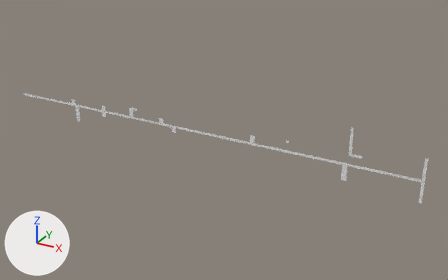
An edit to the OBJ model Assets/Tiled2Unity/Meshes/Parallel_Compito_Tutorial02.obj, drawn before and after from the same camera.
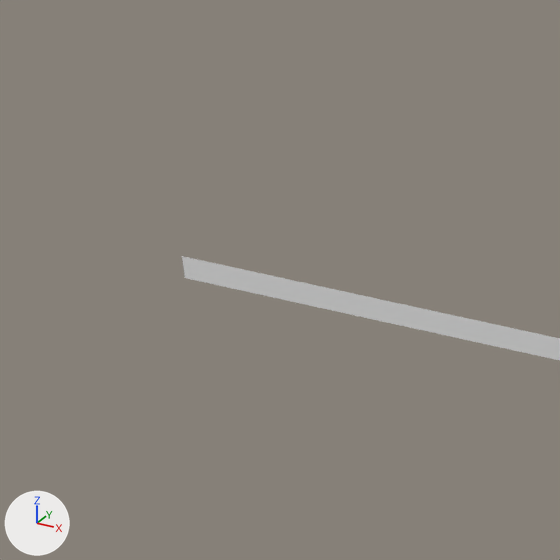
Each version is shown whole from a camera (50 mm lens) standing at (15.7, -100.5, 42.3) and looking at (-40.8, 2.1, -9.0), then close up on the part from 1% to 13% of the width and 25% to 43% of the height. Every picture has the same lights, and +X, +Y and +Z are marked at lower left. Where no turn or scale is listed for an object, it has been applied to the vertices.

Objects in the first close-up: 'Parallel_Compito_Tutorial02'.
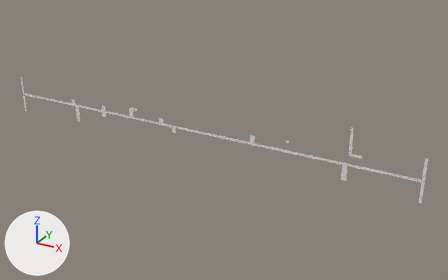
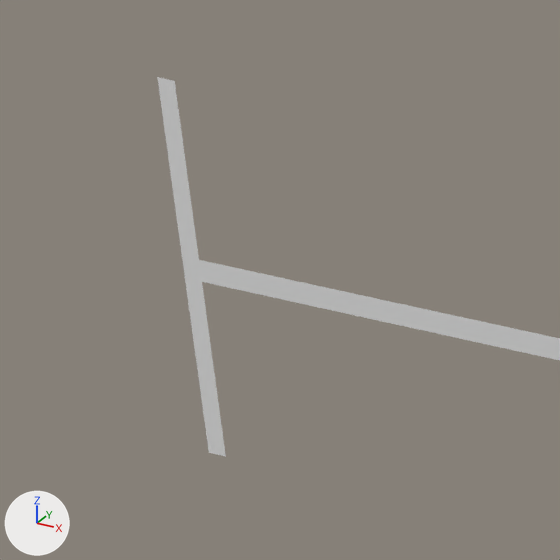
What differs and where, as boxes (x1, y1, x2, y2) in the close-ups (560 x 560 px):
'Parallel_Compito_Tutorial02', reshaped
    before: (182, 256, 560, 360)
    after: (157, 77, 560, 457)
part 1 of me_parallel_compito_tutorial02, added
    after: (157, 77, 226, 457)

The change, as a diff of the scene's bpy script:
```diff
--- a/Assets/Tiled2Unity/Meshes/Parallel_Compito_Tutorial02.obj.py
+++ b/Assets/Tiled2Unity/Meshes/Parallel_Compito_Tutorial02.obj.py
@@ me_parallel_compito_tutorial02 @@
 me_parallel_compito_tutorial02.from_pydata(...)  # 534 vertices, 279 faces; spans x -94.7..0.0, y 0.0, z -11.8..0.0
 # used by ob_parallel_compito_tutorial02; location = (0.0, 0.0, 0.0)
 # verts and faces of me_parallel_compito_tutorial02; kept vertices keep their numbers, new ones are numbered from 534
 # before: 508 (-94.2, 0.0, -7.7) at pixel (202, 281), 509 (-94.2, 0.0, -7.2) at pixel (199, 259), 510 (-94.7, 0.0, -7.7) at pixel (184, 278), 511 (-94.7, 0.0, -7.2) at pixel (181, 256)
+# me_parallel_compito_tutorial02 part 1
+verts[534] = (-94.7, 0.0, -3.6)  # pixel (160, 99)
+verts[535] = (-94.7, 0.0, -3.1)  # pixel (157, 77)
+verts[536] = (-94.7, 0.0, -4.1)  # pixel (163, 122)
+verts[537] = (-94.7, 0.0, -4.6)  # pixel (166, 144)
+verts[538] = (-94.7, 0.0, -5.1)  # pixel (169, 167)
+verts[539] = (-94.7, 0.0, -5.6)  # pixel (172, 189)
+verts[540] = (-94.7, 0.0, -6.1)  # pixel (175, 211)
+verts[541] = (-94.7, 0.0, -6.7)  # pixel (178, 233)
+verts[542] = (-94.7, 0.0, -8.2)  # pixel (187, 300)
+verts[543] = (-94.7, 0.0, -8.7)  # pixel (190, 322)
+verts[544] = (-94.7, 0.0, -9.2)  # pixel (193, 344)
+verts[545] = (-94.7, 0.0, -9.7)  # pixel (196, 365)
+verts[546] = (-94.7, 0.0, -10.2)  # pixel (199, 387)
+verts[547] = (-94.7, 0.0, -10.8)  # pixel (202, 409)
+verts[548] = (-94.7, 0.0, -11.3)  # pixel (205, 431)
+verts[549] = (-94.7, 0.0, -11.8)  # pixel (208, 452)
+for new, old in zip([*range(550, 566)], [*range(534, 550)]): verts[new] = verts[old] + (0.5, 0.0, 0.0)
+faces += [(539, 555, 556, 540), (509, 511, 541, 557), (543, 559, 560, 544), (546, 562, 563, 547), (547, 563, 564, 548), (534, 535, 551, 550)]
+faces += [(534, 550, 552, 536), (536, 552, 553, 537), (537, 553, 554, 538), (538, 554, 555, 539), (540, 556, 557, 541), (508, 558, 542, 510)]
+faces += [(542, 558, 559, 543), (544, 560, 561, 545), (545, 561, 562, 546), (548, 564, 565, 549)]
```
